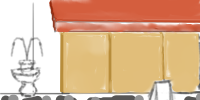
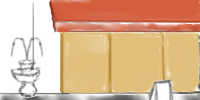
Layered file, before and after one edit (200 x 100). Changes by layer:
painted on "Colour" over [0, 92, 200, 100]
